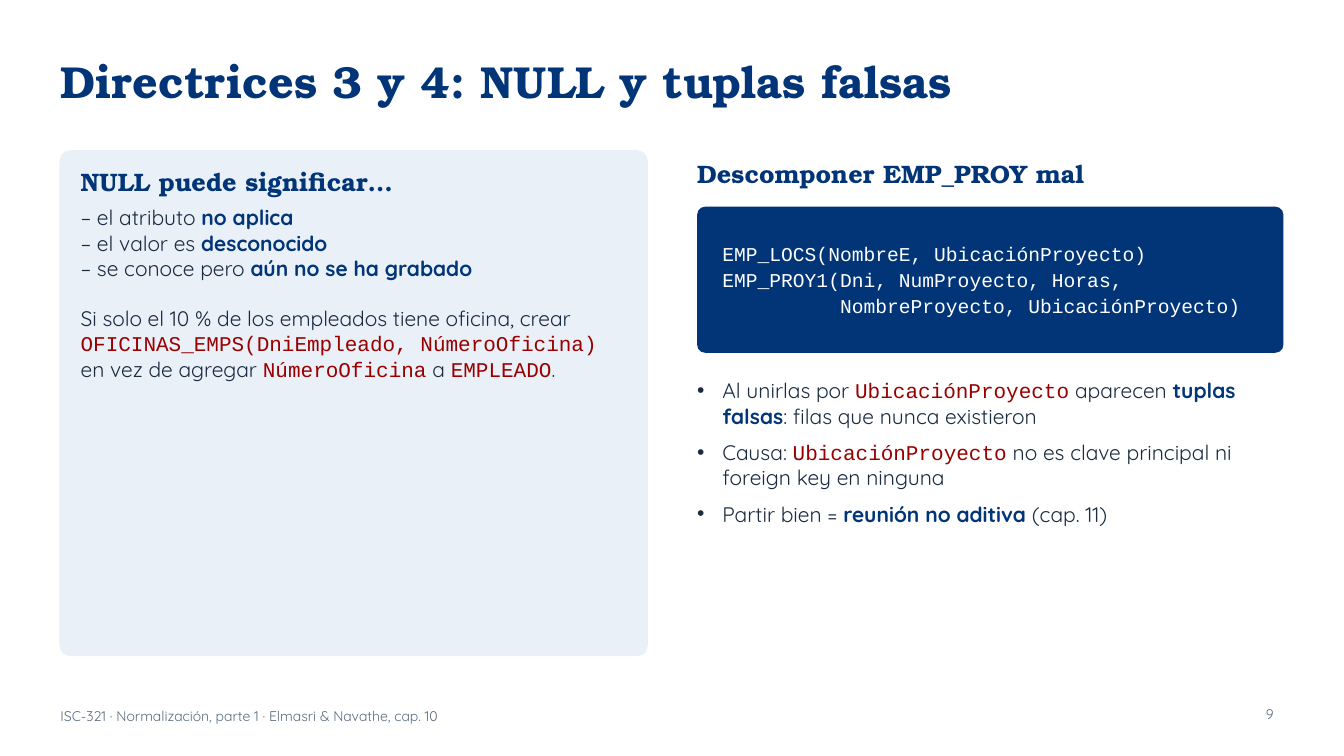
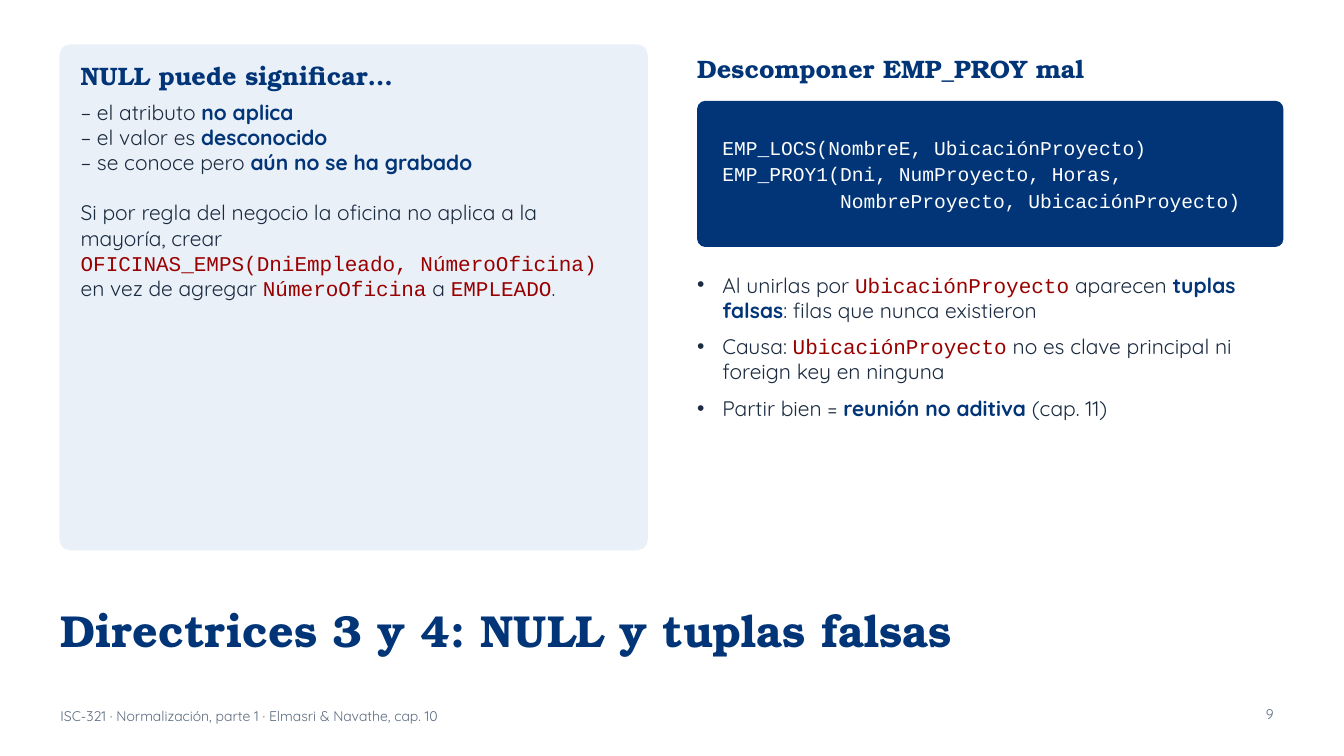
Before and after one commit to ISCODIGO/iscodigo.github.io, a slide deck: slide 9 of isc-321/unidad-3/normalizacion.pptx. Drawn at 1344x756 pixels with LibreOffice and Linux fonts; fonts in the diff are those of the drawing. Boxes give left, top, right and bottom in pixels: in the first picture for what was removed or moved away, otherwise in the second. Text is boxed around its words. In the diff, an @@ line names an element or a change of style, - is before the commit and + after.

```diff
--- a/isc-321/unidad-3/normalizacion.pptx
+++ b/isc-321/unidad-3/normalizacion.pptx
@@ 4 texts, 2 rounded rectangles: place and size @@
-4 texts, 2 rounded rectangles at [60,151,1285,655]
+4 texts, 2 rounded rectangles at [60,45,1285,549]
@@ text at [81,204,537,250]: text changed @@
-Si solo el 10 % de los empleados tiene oficina, crear
+Si por regla del negocio la oficina no aplica a la mayoría, crear
@@ title "Directrices 3 y 4: NULL ...": place and size @@
-title "Directrices 3 y 4: NULL ..." at [60,63,952,108]
+title "Directrices 3 y 4: NULL ..." at [60,612,952,657]
```
Also in this commit, not shown: 29 other slides changed, 8 slides added, 1 other file.
